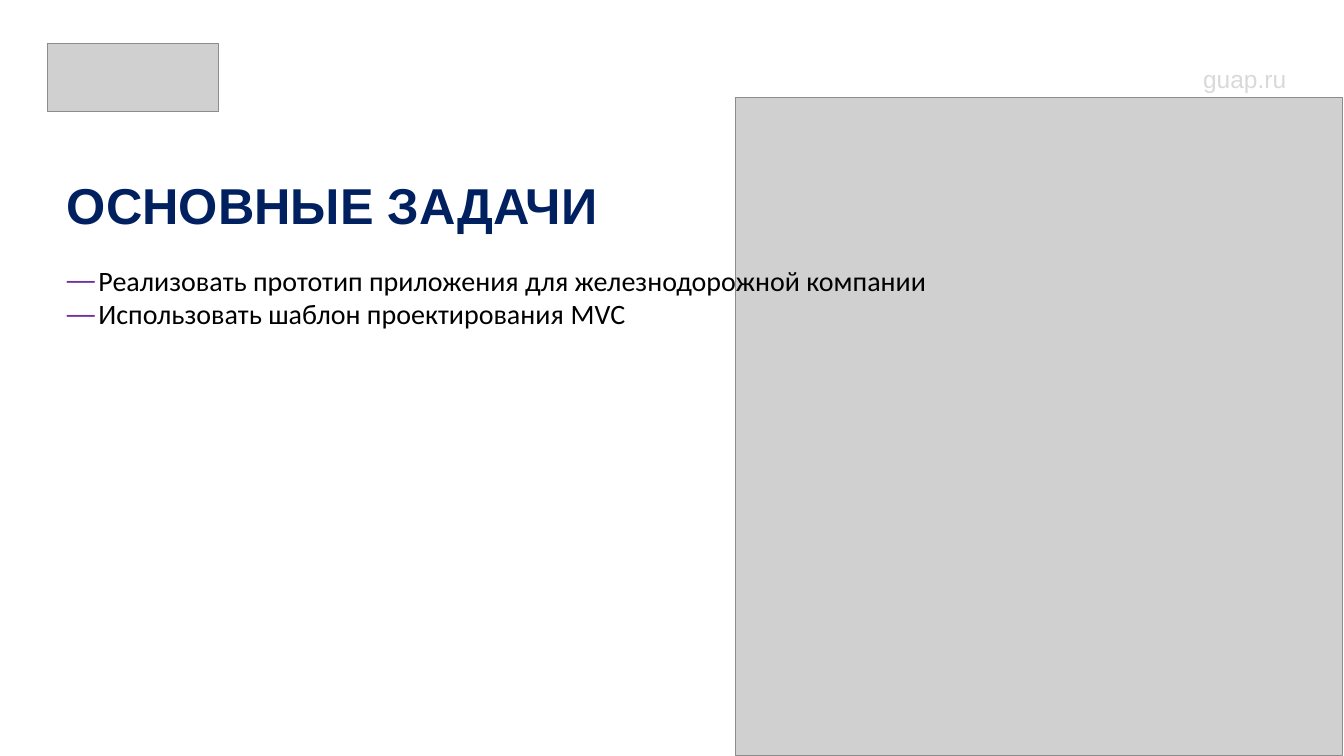
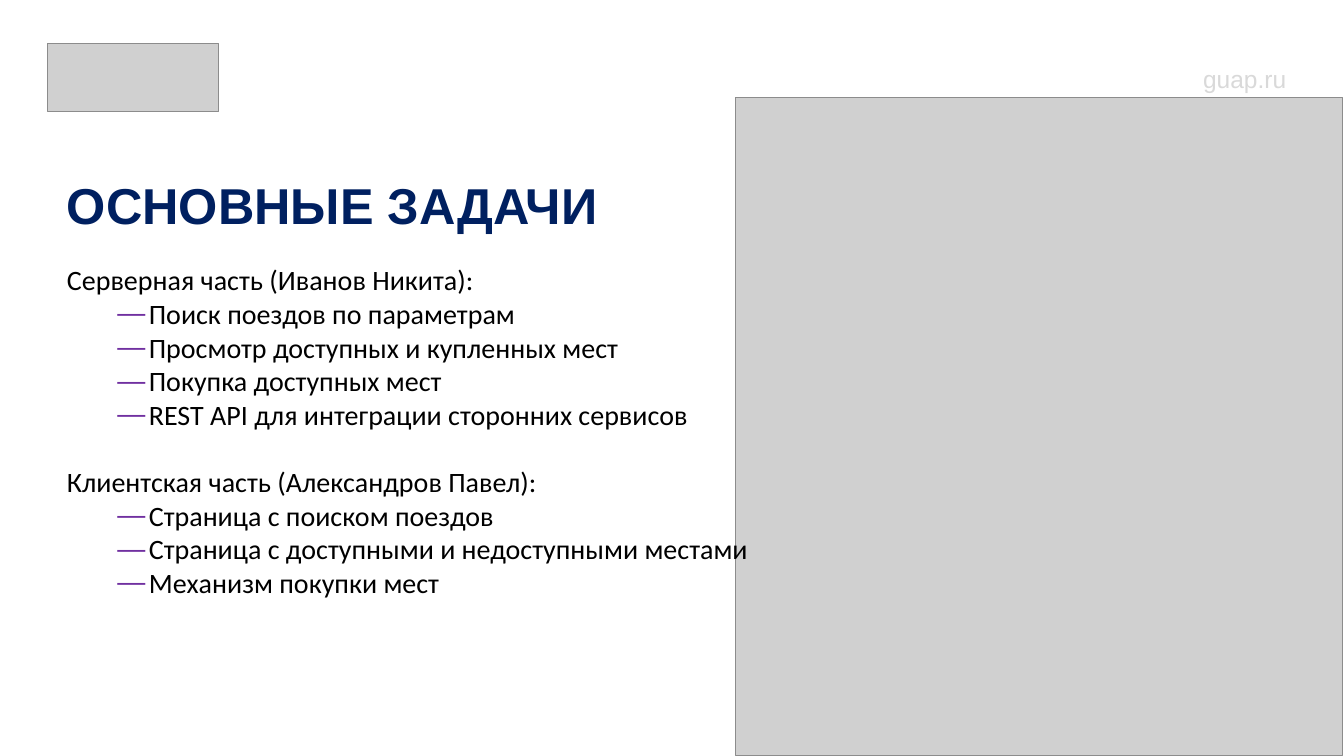
Before and after one commit to limenitiz/trains-web-app, a slide deck: slide 3 of doc/Введение_в_разработку_корпоративных_приложений_на_Java.pptx. Drawn at 1344x756 pixels with LibreOffice and Linux fonts; fonts in the diff are those of the drawing; grey boxes stand for pictures. Boxes give left, top, right and bottom in pixels: in the first picture for what was removed or moved away, otherwise in the second. Text is boxed around its words. In the diff, an @@ line names an element or a change of style, - is before the commit and + after.

```diff
--- a/doc/Введение_в_разработку_корпоративных_приложений_на_Java.pptx
+++ b/doc/Введение_в_разработку_корпоративных_приложений_на_Java.pptx
@@ text at [67, 269, 748, 598]: text changed @@
-― Реализовать прототип приложения для железнодорожной компании
-― Использовать шаблон проектирования MVC
+Серверная часть (Иванов Никита):
+  ― Поиск поездов по параметрам
+  ― Просмотр доступных и купленных мест
+  ― Покупка доступных мест
+  ― REST API для интеграции сторонних сервисов
+Клиентская часть (Александров Павел):
+  ― Страница с поиском поездов
+  ― Страница с доступными и недоступными местами
+  ― Механизм покупки мест
```
Also in this commit, not shown: 10 other slides changed, 4 slides added, 14 other files.
